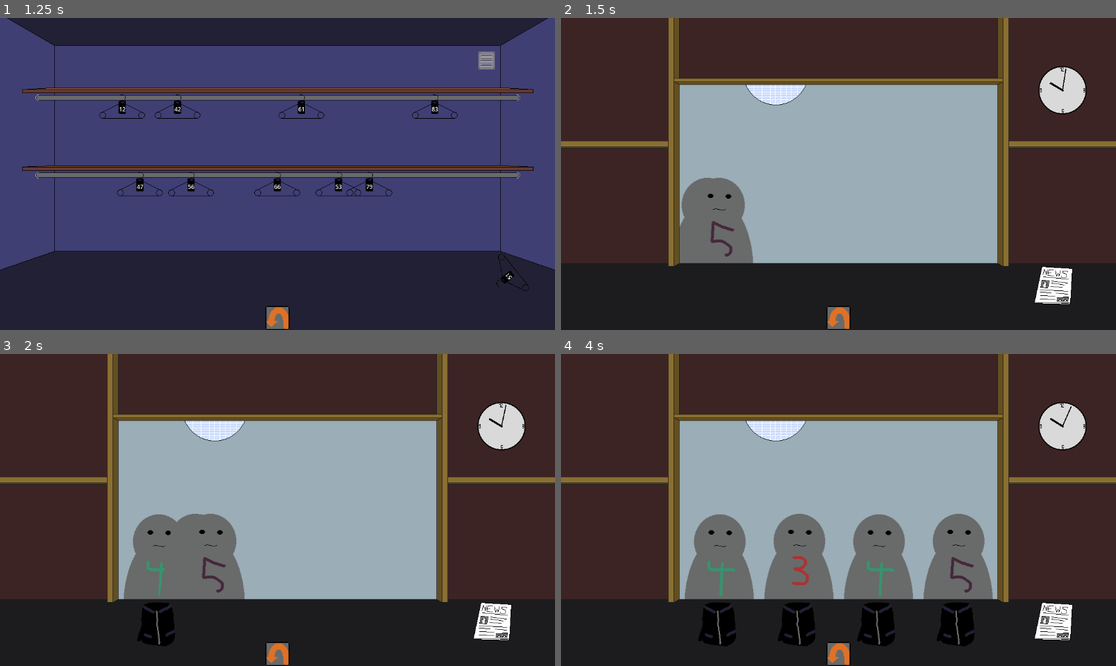
Above: before the commit, frames 1-4 (two rows, left to right).
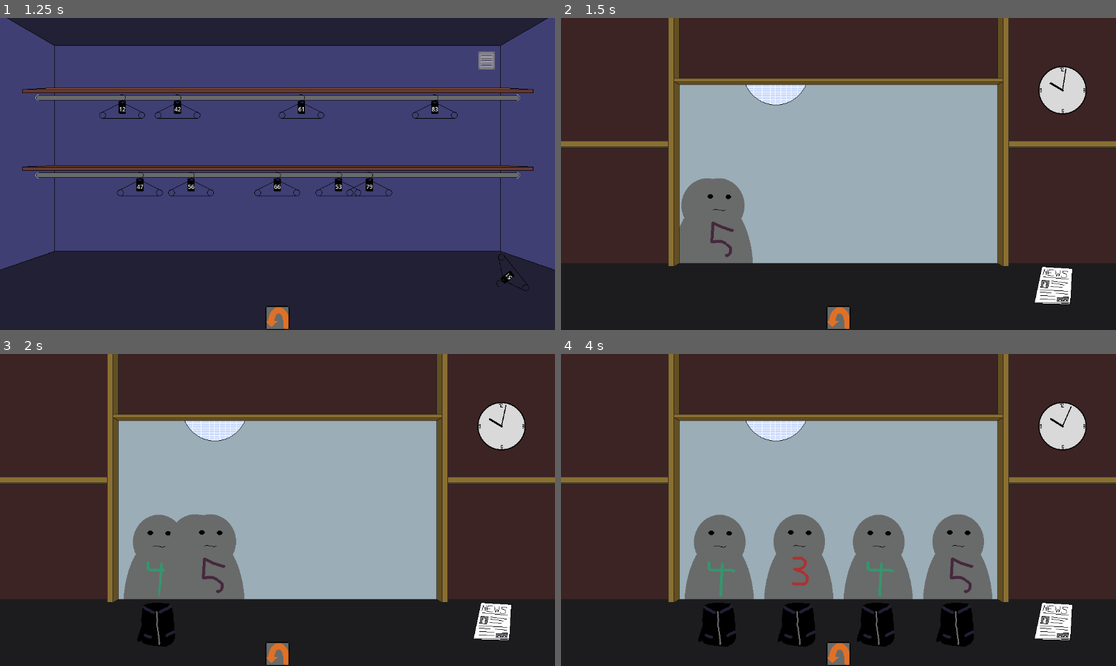
Above: after the commit, the same moments.

Repository: Reicher/cloakroom
Game: Godot game, scene res://scenes/game.tscn
Same seed, same stepped clock (60 frames per second), same inputs: the game is played once before the commit and once after it.
Inputs (mouse positions are in pixels of both pictures, inside the frame that each line leads up to):
- Up to frame 1 (1.25 s): click (277, 317) at 0.5 s
- Up to frame 2 (1.5 s): click (838, 317) at 1.25 s
- Up to frame 3 (2 s): no input
- Up to frame 4 (4 s): click (838, 653) at 2 s; tap Enter at 2.75 s; move the mouse to (683, 444) at 2.77 s; click (683, 444) at 2.92 s; move the mouse to (1049, 619) at 3.52 s; click (1049, 619) at 3.67 s

Frame 1 is identical in both runs. In frame 2, 0.1% of the frame differs, in the area x 21-35%, y 51-79%; in frame 3, 0.2%; in frame 4, 0.6%, in the area x 22-78%, y 51-94%.

Commit message:
restructured a little bit

Diff:
--- a/scenes/counterView.tscn
+++ b/scenes/counterView.tscn
@@ -6,7 +6,11 @@
 [ext_resource type="PackedScene" uid="uid://bvupsr1kdq1mh" path="res://scenes/clock.tscn" id="4_miswy"]
 [ext_resource type="PackedScene" uid="uid://rji8ei7xgoi4" path="res://scenes/pickableItems/newspaper.tscn" id="4_yor8v"]
 
+[sub_resource type="RectangleShape2D" id="RectangleShape2D_ns6my"]
+size = Vector2(660, 370)
+
 [node name="CounterView" type="Node2D"]
+texture_filter = 1
 script = ExtResource("1_s3h55")
 
 [node name="Club" type="Sprite2D" parent="."]
@@ -15,20 +19,23 @@
 
 [node name="Guests" type="Node2D" parent="."]
 
-[node name="ServiceWindow" type="Sprite2D" parent="."]
+[node name="Walls" type="Sprite2D" parent="."]
 texture = ExtResource("2_jguwd")
 centered = false
 
-[node name="length" type="Line2D" parent="ServiceWindow"]
-points = PackedVector2Array(246, 508, 907, 509)
-default_color = Color(1, 1, 1, 0)
-
-[node name="InteractionZones" type="Node2D" parent="ServiceWindow"]
-
-[node name="Clock" parent="ServiceWindow" instance=ExtResource("4_miswy")]
+[node name="Clock" parent="Walls" instance=ExtResource("4_miswy")]
 position = Vector2(1041, 150)
 
 [node name="Pickables" type="Node2D" parent="."]
 
 [node name="Newspaper" parent="Pickables" instance=ExtResource("4_yor8v")]
 position = Vector2(1016, 550)
+
+[node name="ServiceWindow" type="Area2D" parent="."]
+position = Vector2(246, 139)
+
+[node name="Shape" type="CollisionShape2D" parent="ServiceWindow"]
+position = Vector2(330, 185)
+shape = SubResource("RectangleShape2D_ns6my")
+
+[node name="InteractionZones" type="Node2D" parent="ServiceWindow"]
--- a/scripts/counterView.gd
+++ b/scripts/counterView.gd
@@ -1,7 +1,8 @@
 extends Node2D
 
 var guestScene = preload("res://scenes/guest.tscn")
-@onready var windowLength = $"ServiceWindow/length" # Counter-rim
+@onready var serviceWindow = $"ServiceWindow"
+@onready var windowShape = $"ServiceWindow/Shape"
 @onready var guests = $"Guests"
 @onready var pickables = $"Pickables"
 @onready var interactionZones = $"ServiceWindow/InteractionZones"  # Node to hold interaction areas
@@ -12,8 +13,9 @@
 var guestSlots = {}  # Initialize an empty dictionary to hold guest slots
 
 func _ready() -> void:
-	var start = windowLength.points[0]
-	var end = windowLength.points[1]
+	var extents = windowShape.shape.extents
+	var start = serviceWindow.global_position + Vector2(0, extents.y*2)
+	var end = serviceWindow.global_position + Vector2(extents.x*2, extents.y*2)
 	var box_width = (end.x - start.x) / maxCustomers
 	var box_height = 100
 
Not shown: 1 places in scenes/counterView.tscn that only renumber resources
